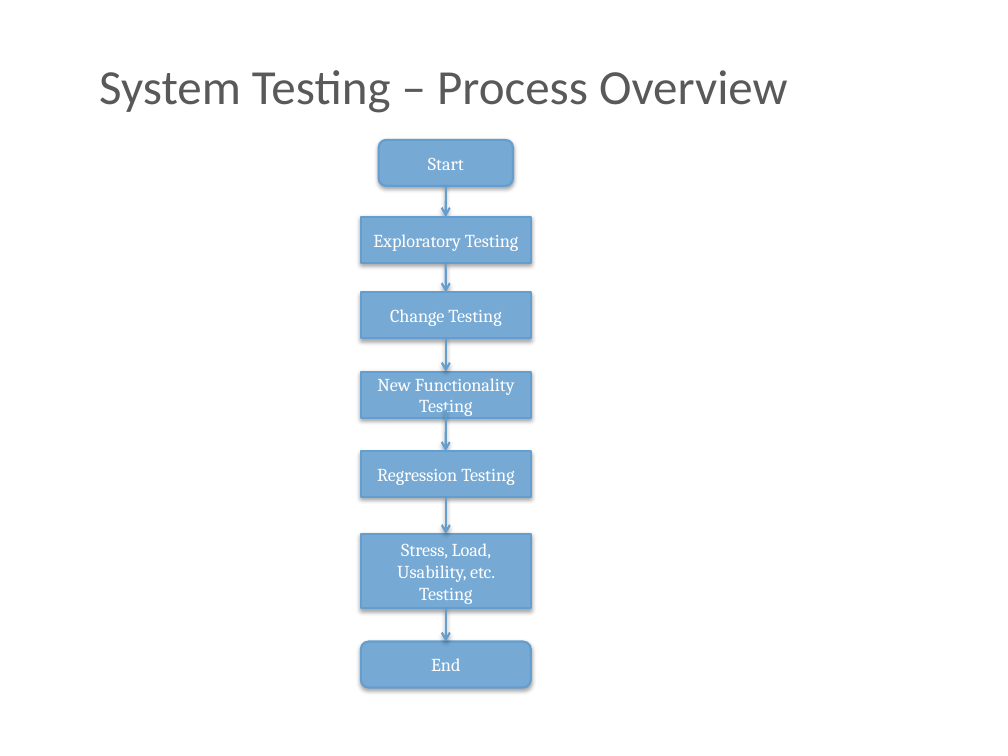
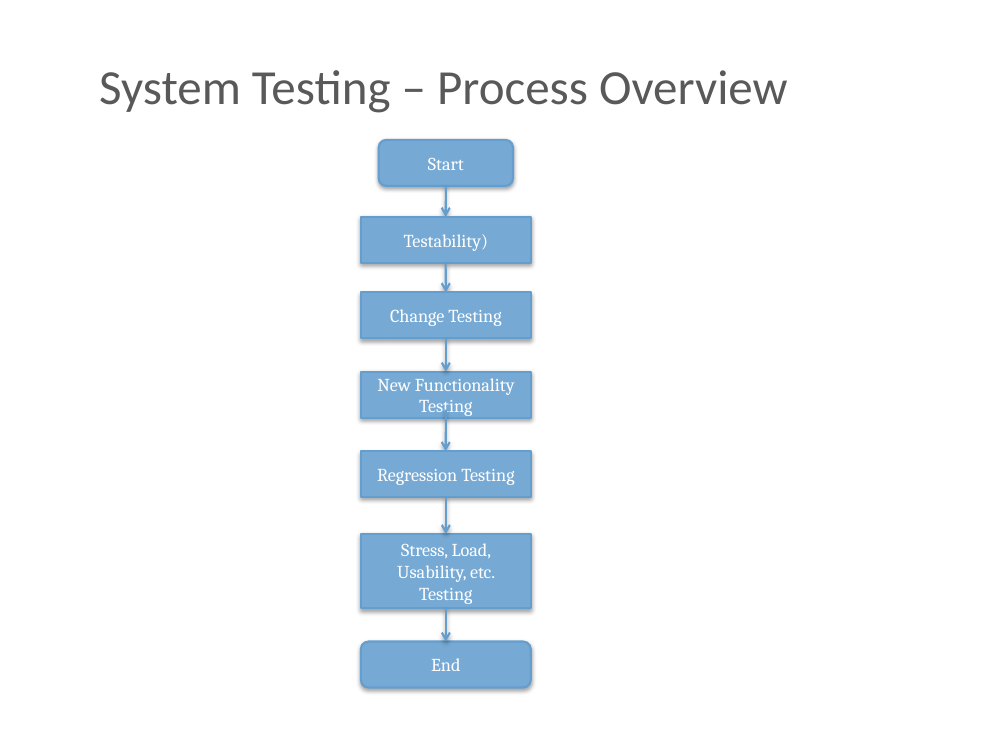
Before and after one commit to BigRacer/swtesting, a slide deck: slide 9 of 2.Testing_types/Testing types.pptx. Drawn at 1008x756 pixels with LibreOffice and Linux fonts; fonts in the diff are those of the drawing; background and template pictures are left out. Boxes give left, top, right and bottom in pixels: in the first picture for what was removed or moved away, otherwise in the second. Text is boxed around its words. In the diff, an @@ line names an element or a change of style, - is before the commit and + after.

```diff
--- a/2.Testing_types/Testing types.pptx
+++ b/2.Testing_types/Testing types.pptx
@@ text in rectangle at <box>404,234,488,251</box>: text changed @@
-Exploratory Testing
+Testability)
```
Also in this commit, not shown: 1 other slide changed, 1 slide added.
